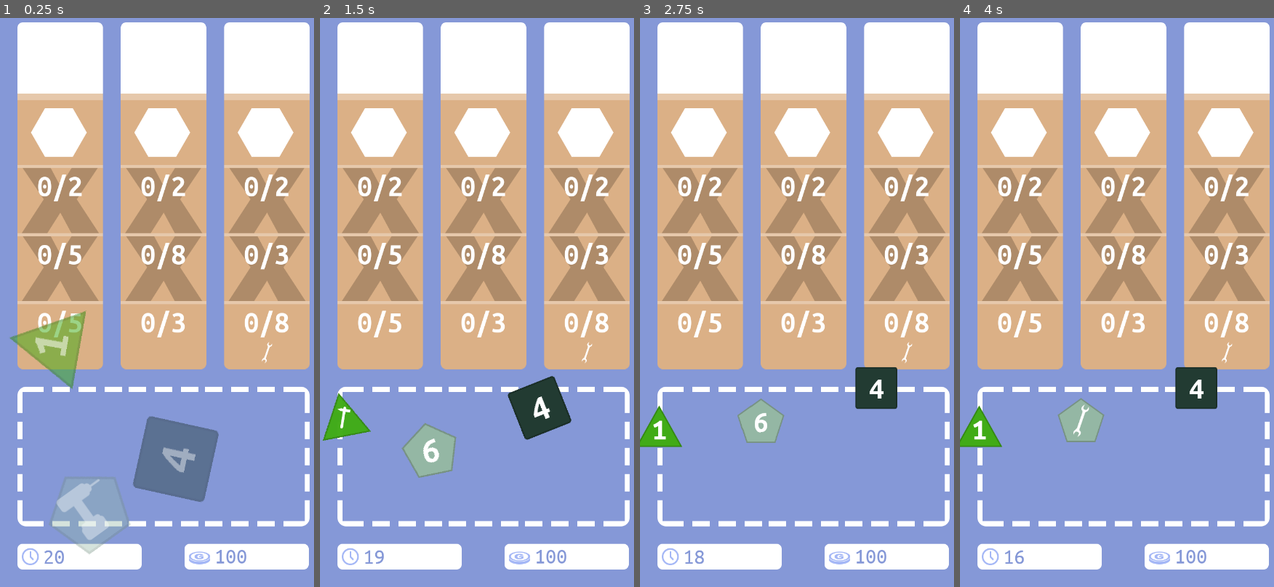
Above: before the commit, frames 1-4 (left to right).
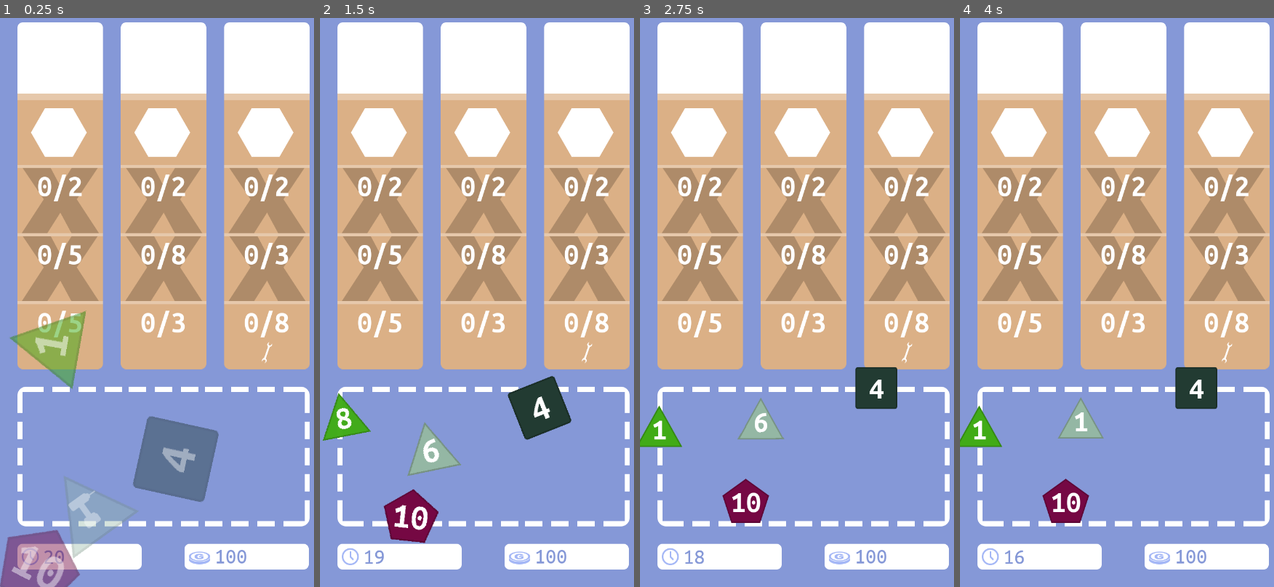
Above: after the commit, the same moments.

Repository: matzebond/DiceRepair
Game: Godot game, scene res://scenes/screens/RootNode.tscn
The game is run twice, just before and just after one commit, with the same random seed, the same clock (stepped at 60 frames per second) and the same inputs.
Inputs (mouse positions are in pixels of both pictures, inside the frame that each line leads up to):
- Up to frame 1 (0.25 s): no input
- Up to frame 2 (1.5 s): drag from (505, 444) to (363, 365) at 0.52 s; drag from (348, 404) to (483, 456) at 1.27 s
- Up to frame 3 (2.75 s): move the mouse to (756, 433) at 2.02 s; click (756, 433) at 2.17 s
- Up to frame 4 (4 s): drag from (1107, 410) to (978, 427) at 2.77 s; tap Enter at 3.5 s; move the mouse to (1220, 382) at 3.52 s; click (1220, 382) at 3.67 s

The runs differ from the first frame. In frame 1, 2.9% of the frame differs, in the area x 0-44%, y 80-100%; in frame 2, 1.8%; in frame 3, 1.2%; in frame 4, 1.3%.

Commit message:
Compressed DicePreview

Diff:
--- a/scenes/die/DiePreview.gd
+++ b/scenes/die/DiePreview.gd
@@ -1,7 +1,7 @@
 extends Node2D
 
 const Die = preload("res://scenes/die/Die.tscn")
-const DIE_DST = 80
+const DIE_DST = 50
 const EXTRACT_TIME = 0.8
 const CONTRACT_TIME = 0.4
 
@@ -28,7 +28,9 @@
         add_child(dupl)
         dummy_dice.push_back(dupl)
         dupl.modulate.a = 0
-        $Tween.interpolate_property(dupl, "position:y", 0, -(i+1) * DIE_DST, EXTRACT_TIME, Tween.TRANS_SINE, Tween.EASE_IN_OUT)
+
+        var target_pos = Vector2(28 * (-1 if i%2==0 else 1), -(i+1)*DIE_DST)
+        $Tween.interpolate_property(dupl, "position", Vector2(), target_pos, EXTRACT_TIME, Tween.TRANS_SINE, Tween.EASE_IN_OUT)
         $Tween.interpolate_property(dupl, "modulate:a", 0, 1, EXTRACT_TIME, Tween.TRANS_SINE, Tween.EASE_IN_OUT)
     $Tween.start()
     return self
--- a/scenes/screens/RootScript.gd
+++ b/scenes/screens/RootScript.gd
@@ -13,7 +13,7 @@
 const TRANS_TIME = 1
 
 var rng = RandomNumberGenerator.new()
-var dice = [Die.D6(), Die.D8(), Die.D12()]
+var dice = [Die.D6(), Die.D8(), Die.D8(), Die.D12()]
 var game_running = false
 var dragging_die = false
 var time = 0
